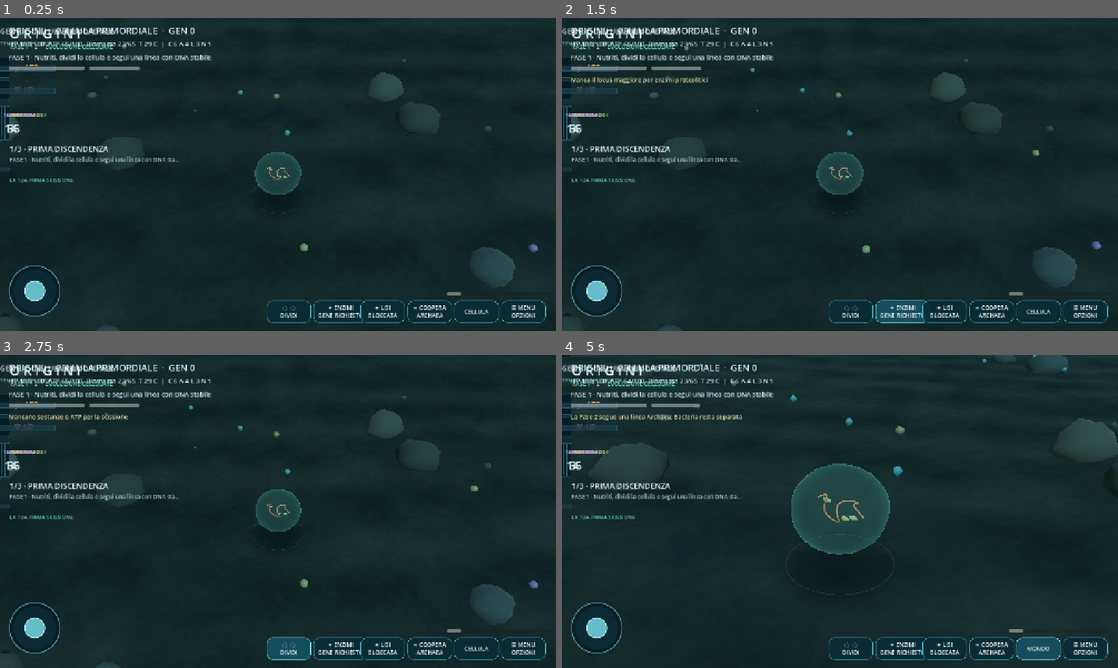
Above: before the commit, frames 1-4 (two rows, left to right).
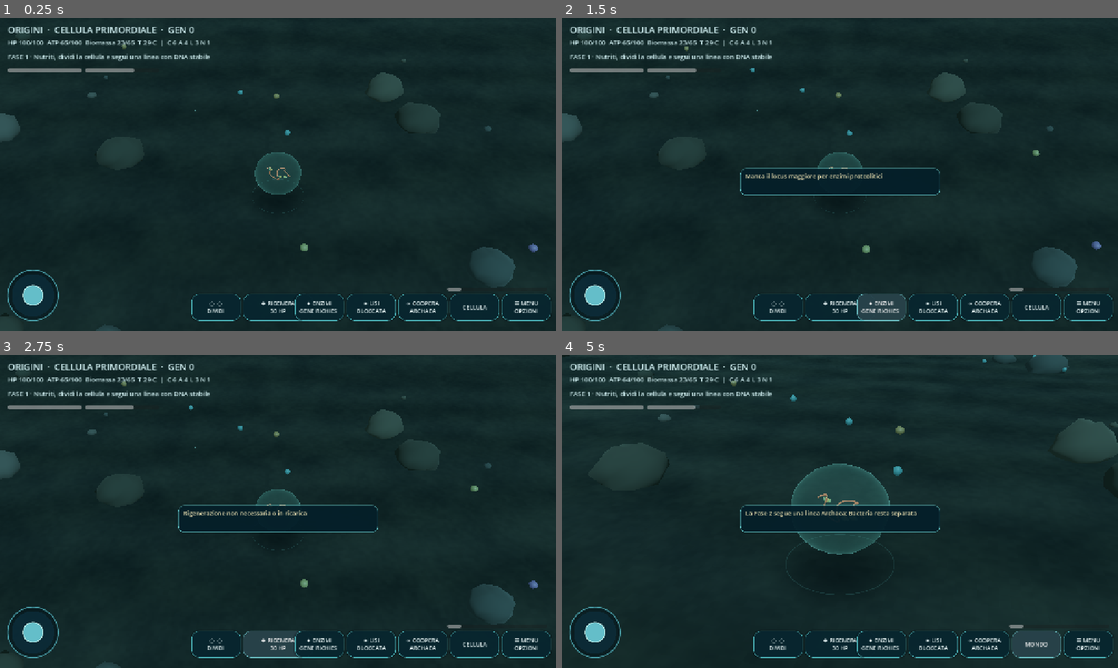
Above: after the commit, the same moments.

Repository: scorbetta17-gif/Origini
Game: Godot game, scene res://scenes/Main.tscn
Two runs of this game, one before a commit and one after it. Both use one fixed random seed, a clock stepped at 60 frames per second and the inputs below.
Inputs (mouse positions are in pixels of both pictures, inside the frame that each line leads up to):
- Up to frame 1 (0.25 s): no input
- Up to frame 2 (1.5 s): click "◌ ◌ DIVIDI" at 0.5 s; click "✦ ENZIMI GENE RICHIESTO" at 1.25 s
- Up to frame 3 (2.75 s): click (278, 642) at 2 s, where only the run after the commit has a clickable "✚ RIGENERA 30 HP"
- Up to frame 4 (5 s): click "✷ LISI BLOCCATA" at 2.75 s; click "∞ COOPERA ARCHAEA" at 3.5 s; click "CELLULA" at 4.25 s

The runs differ from the first frame. In frame 1, 5.4% of the frame differs, in the area x 0-99%, y 2-98%; in frame 2, 7.1%; in frame 3, 7.1%; in frame 4, 7.6%.

Commit message:
Replace crowded Godot HUD with responsive portrait layout matching classic mobile web controls and visual hierarchy

Diff:
--- a/src/main.gd
+++ b/src/main.gd
@@ -1508,57 +1508,133 @@
     layer.add_child(overlay)
     _layout_ui()
 
+func _theme_button(b: Button, bg: Color, rim: Color, font_size: int = 16, roundness: int = 16) -> void:
+    var normal: StyleBoxFlat = _style(bg,rim)
+    normal.set_corner_radius_all(roundness)
+    normal.shadow_color = Color(.0,.01,.03,.35)
+    normal.shadow_size = 4
+    b.add_theme_stylebox_override("normal",normal)
+    var hover: StyleBoxFlat = _style(bg.lightened(.13),rim.lightened(.18))
+    hover.set_corner_radius_all(roundness)
+    b.add_theme_stylebox_override("hover",hover)
+    var pressed: StyleBoxFlat = _style(bg.lightened(.23),rim.lightened(.23))
+    pressed.set_corner_radius_all(roundness)
+    b.add_theme_stylebox_override("pressed",pressed)
+    var focus_style: StyleBoxFlat = _style(Color.TRANSPARENT,rim.lightened(.28))
+    focus_style.set_corner_radius_all(roundness)
+    b.add_theme_stylebox_override("focus",focus_style)
+    b.add_theme_color_override("font_color",Color(.92,.97,.97))
+    b.add_theme_font_size_override("font_size",font_size)
+    b.clip_text = true
+
 func _layout_ui() -> void:
     if not is_instance_valid(hud):
         return
     var wh: Vector2 = get_viewport().get_visible_rect().size
+    if wh.x < 1 or wh.y < 1:
+        return
     hud.size = wh
     var portrait: bool = wh.y > wh.x
-    title_label.position = Vector2(20,14)
-    title_label.size = Vector2(wh.x-40,30)
-    status_label.position = Vector2(20,48)
-    status_label.size = Vector2(wh.x-40,29)
-    status_label.autowrap_mode = TextServer.AUTOWRAP_OFF
-    objective_label.position = Vector2(20,79)
-    objective_label.size = Vector2(wh.x-40,25)
-    partner_compass_label.position = Vector2(20,167)
-    partner_compass_label.size = Vector2(wh.x-40,24)
-    tips_label.position = Vector2(20,132)
-    tips_label.size = Vector2(wh.x-40,28)
-    hp_bar.position = Vector2(20,112)
-    hp_bar.size = Vector2(minf(wh.x*.16,175),8)
-    atp_bar.position = Vector2(30+hp_bar.size.x,112)
-    atp_bar.size = Vector2(minf(wh.x*.16,175),8)
-    joystick.size = Vector2(112,112)
-    joystick.position = Vector2(22,wh.y-150)
-    scission_bar.size = Vector2(minf(wh.x*.27,235),7)
-    scission_bar.position = Vector2(wh.x-scission_bar.size.x-16,wh.y-89)
-    # Gli strumenti secondari restano nel menu, ma le azioni sono conservate.
-    var primary: Array[String] = ["divide","enzymes","lysis","cooperate","focus","menu"]
-    for key in buttons:
-        buttons[key].visible = primary.has(str(key))
+    classic_hud.set_viewport(wh)
+    classic_hud.visible = portrait
+    for label in [title_label,status_label,objective_label]:
+        label.visible = not portrait
+    for bar in [hp_bar,atp_bar,scission_bar]:
+        bar.visible = not portrait
+
     if portrait:
-        var w: float = minf((wh.x-28.0)/3.0,132.0)
-        for i in range(primary.size()):
-            var b: Button = buttons[primary[i]]
-            b.position = Vector2(wh.x - 3*w - 12 + float(i%3)*w,wh.y-146 + float(i/3)*58)
-            b.size = Vector2(w-5,49)
-            b.add_theme_font_size_override("font_size",12)
+        # Coordinates are mobile-first based on a 720 px portrait canvas,
+        # then scaled together to retain original JavaScript-style spacing.
+        var ui: float = clampf(wh.x/720.0,.62,1.65)
+        var bw: float = wh.x/ui
+        var bh: float = wh.y/ui
+        var compact: bool = bh < 1120
+        var tab_y: float = 365.0 if compact else 391.0
+        var tabs: Array[String] = ["nutrients","tree","goals","genealogy"]
+        var actions: Array[String] = ["regen","cooperate","focus","enzymes","lysis","menu"]
+        for key in buttons:
+            buttons[key].visible = tabs.has(str(key)) or actions.has(str(key)) or str(key) == "divide"
+        var tab_width: float = (bw-38.0-3.0*8.0)/4.0
+        for i in range(tabs.size()):
+            var tab: Button = buttons[tabs[i]]
+            tab.position = Vector2(19+float(i)*(tab_width+8.0),tab_y)*ui
+            tab.size = Vector2(tab_width,43)*ui
+            tab.text = ("RISORSE" if i == 0 else ("EVOLUZIONE" if i == 1 else ("META" if i == 2 else "LINEA"))) if i != 1 else "EVOLUZIONE (%d)" % mutation_points
+            _theme_button(tab,Color(.025,.19,.225,.97),Color(.25,.67,.66,.85),14)
+        var left: Array[String] = ["regen","cooperate","focus"]
+        var right: Array[String] = ["enzymes","lysis","menu"]
+        var action_top: float = bh-383.0
+        for i in range(3):
+            var b_left: Button = buttons[left[i]]
+            b_left.position = Vector2(18,action_top+float(i)*68.0)*ui
+            b_left.size = Vector2(151,60)*ui
+            _theme_button(b_left,Color(.025,.16,.195,.94),Color(.28,.70,.69,.82),14)
+            var b_right: Button = buttons[right[i]]
+            b_right.position = Vector2(bw-169,action_top+float(i)*68.0)*ui
+            b_right.size = Vector2(151,60)*ui
+            _theme_button(b_right,Color(.16,.12,.18,.93) if i == 0 else Color(.075,.13,.17,.94),
+                Color(.84,.57,.46,.85) if i == 0 else Color(.34,.52,.61,.75),14)
+        joystick.radius = 62.0*ui
+        joystick.size = Vector2(150,150)*ui
+        joystick.position = Vector2(19,bh-181)*ui
+        scission_button.position = Vector2(bw-169,bh-177)*ui
+        scission_button.size = Vector2(150,145)*ui
+        _theme_button(scission_button,Color(.38,.28,.57,.99),Color(.79,.66,.96,.98),21,73)
+        partner_compass_label.position = Vector2(181,bh*.59)*ui
+        partner_compass_label.size = Vector2(maxf(170,bw-362),34)*ui
+        partner_compass_label.horizontal_alignment = HORIZONTAL_ALIGNMENT_CENTER
+        partner_compass_label.add_theme_color_override("font_color",Color(.67,.94,.85))
+        partner_compass_label.add_theme_font_size_override("font_size",14)
+        toast_back.position = Vector2(173,bh*.48)*ui
+        toast_back.size = Vector2(maxf(173,bw-346),78)*ui
+        tips_label.position = toast_back.position+Vector2(12,12)*ui
+        tips_label.size = toast_back.size-Vector2(24,22)*ui
+        tips_label.horizontal_alignment = HORIZONTAL_ALIGNMENT_CENTER
+        tips_label.vertical_alignment = VERTICAL_ALIGNMENT_CENTER
+        tips_label.autowrap_mode = TextServer.AUTOWRAP_WORD_SMART
+        tips_label.add_theme_font_size_override("font_size",14)
     else:
-        var w: float = minf(108.0,(wh.x-160.0)/6.0)
-        for i in range(primary.size()):
-            var b: Button = buttons[primary[i]]
-            b.position = Vector2(wh.x-(6.0*w+18.0)+float(i)*w,wh.y-70)
-            b.size = Vector2(w-6,51)
-            b.add_theme_font_size_override("font_size",13)
+        # Preserve functional landscape support for desktop Godot and tests.
+        title_label.position = Vector2(18,12)
+        title_label.size = Vector2(wh.x-36,28)
+        status_label.position = Vector2(18,45)
+        status_label.size = Vector2(wh.x-36,25)
+        objective_label.position = Vector2(18,78)
+        objective_label.size = Vector2(wh.x-36,26)
+        hp_bar.position = Vector2(18,116)
+        hp_bar.size = Vector2(170,9)
+        atp_bar.position = Vector2(196,116)
+        atp_bar.size = Vector2(170,9)
+        scission_bar.position = Vector2(wh.x-250,wh.y-100)
+        scission_bar.size = Vector2(230,8)
+        var landscape_keys: Array[String] = ["divide","regen","enzymes","lysis","cooperate","focus","menu"]
+        for key in buttons:
+            buttons[key].visible = landscape_keys.has(str(key))
+        for i in range(landscape_keys.size()):
+            var btn: Button = buttons[landscape_keys[i]]
+            btn.position = Vector2(wh.x-(landscape_keys.size()-float(i))*119.0-6.0,wh.y-85)
+            btn.size = Vector2(113,61)
+            _theme_button(btn,Color(.031,.15,.185,.94),Color(.29,.69,.71,.81),13)
+        joystick.radius = 49.0
+        joystick.size = Vector2(116,116)
+        joystick.position = Vector2(18,wh.y-140)
+        partner_compass_label.position = Vector2(24,148)
+        partner_compass_label.size = Vector2(wh.x-48,25)
+        toast_back.position = Vector2(wh.x*.32,wh.y*.48)
+        toast_back.size = Vector2(wh.x*.36,62)
+        tips_label.position = toast_back.position+Vector2(12,8)
+        tips_label.size = toast_back.size-Vector2(24,16)
+
     overlay.size = wh
     if is_instance_valid(overlay_scroll):
-        overlay_scroll.position = Vector2(14,92)
-        overlay_scroll.size = Vector2(maxf(100.0,wh.x-28),maxf(100.0,wh.y-107))
+        var ov_scale: float = clampf(wh.x/720.0,.62,1.65) if portrait else 1.0
+        overlay_scroll.position = Vector2(14,92)*ov_scale
+        overlay_scroll.size = Vector2(maxf(100.0,wh.x-28*ov_scale),maxf(100.0,wh.y-107*ov_scale))
     for child in overlay.get_children():
         if child is MutationTree or child is LineageView:
-            child.position = Vector2(10,92)
-            child.size = Vector2(wh.x-20,wh.y-116)
+            var u: float = clampf(wh.x/720.0,.62,1.65) if portrait else 1.0
+            child.position = Vector2(10,92)*u
+            child.size = Vector2(wh.x-20*u,wh.y-116*u)
 
 func _open_overlay(title: String, subtitle: String) -> void:
     overlay.visible = true
